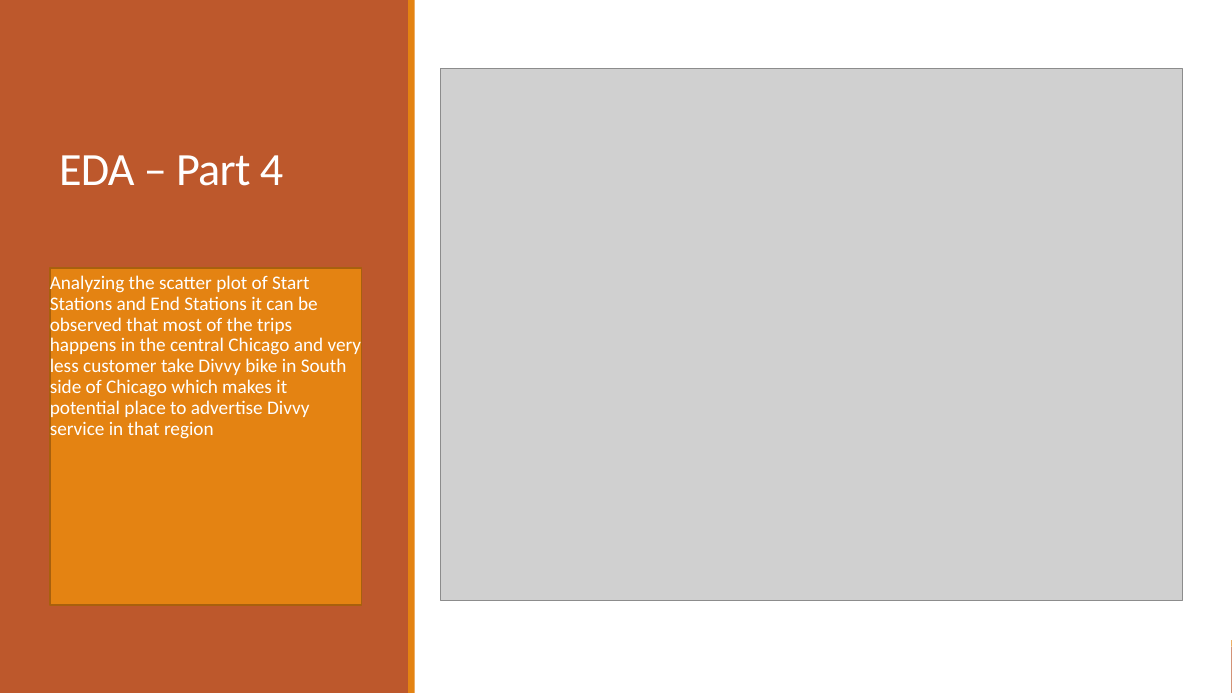
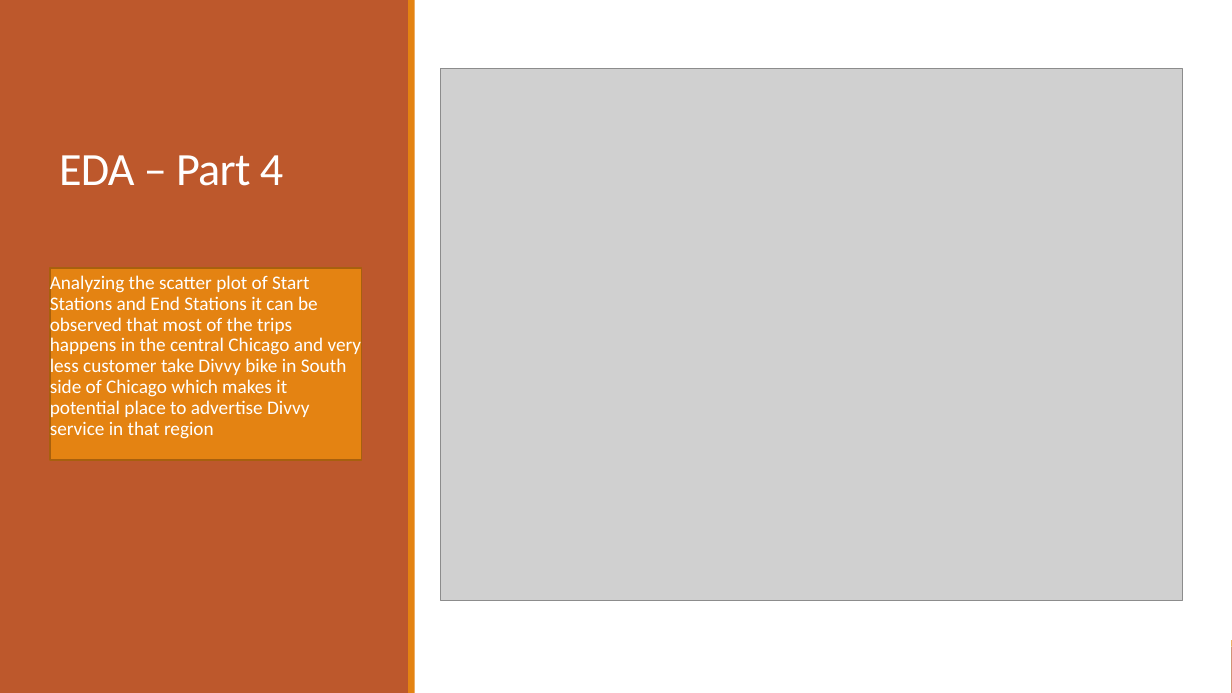
Before and after one commit to mohitroy2502/Chicago-Divvy-DPA-Project, a slide deck: slide 7 of Problem Statement 5.pptx. Drawn at 1232x693 pixels with LibreOffice and Linux fonts; fonts in the diff are those of the drawing; grey boxes stand for pictures. Boxes give left, top, right and bottom in pixels: in the first picture for what was removed or moved away, otherwise in the second. Text is boxed around its words. In the diff, an @@ line names an element or a change of style, - is before the commit and + after.

```diff
--- a/Problem Statement 5.pptx
+++ b/Problem Statement 5.pptx
@@ rectangle "Analyzing the scatter plot of ...": place and size @@
-rectangle "Analyzing the scatter plot of ..." at [50, 268, 361, 605]
+rectangle "Analyzing the scatter plot of ..." at [50, 268, 361, 460]
```
Also in this commit, not shown: 3 other slides changed, 2 slides added.
